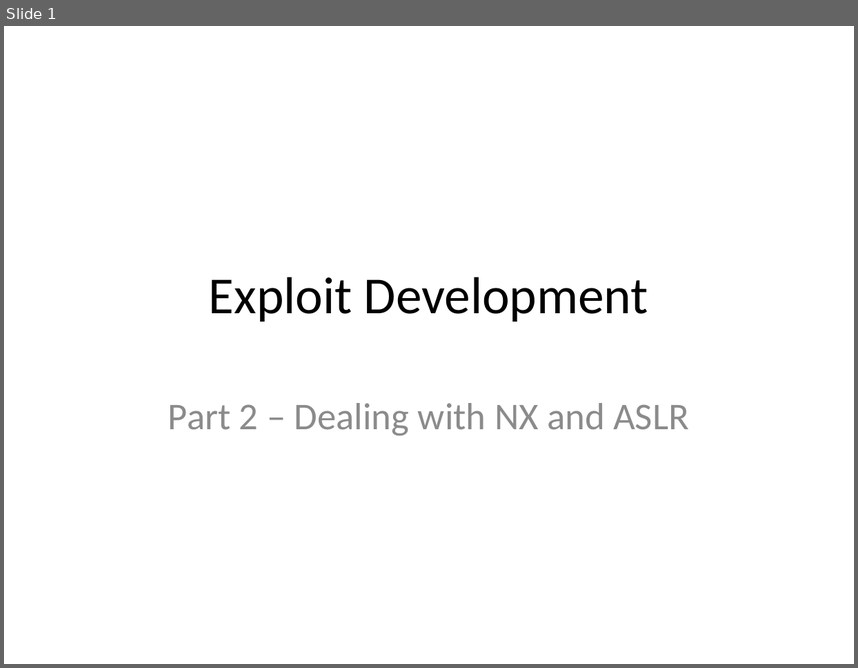
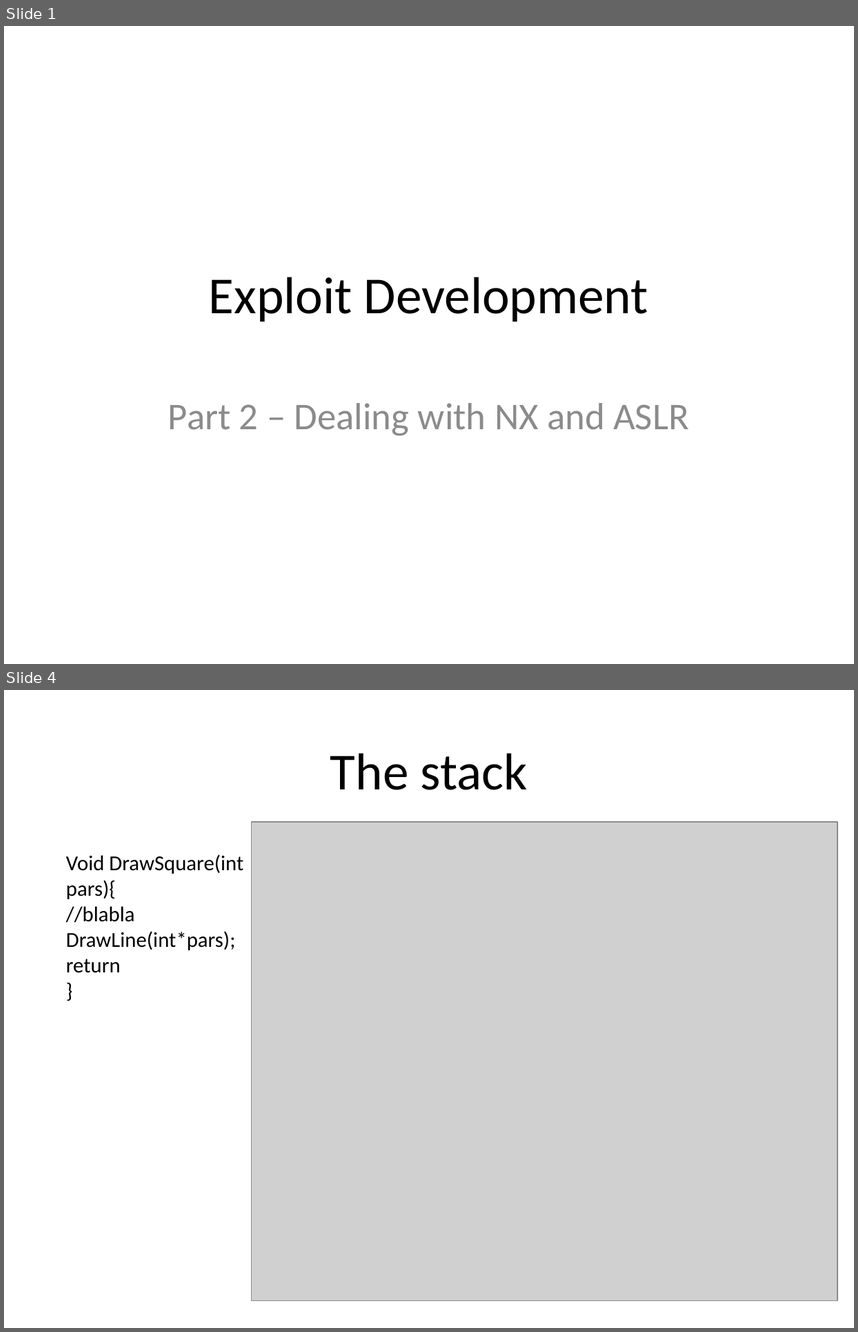
Before and after one commit to m0t/liatioan, a slide deck: slides-2.pptx. Shown one above the other, each under a label of ours: slide 1 before the commit, slides 1 and 4 after it; the slides between them are not shown. The pictures are 858x668 and 858x1332 pixels, drawn with LibreOffice and Linux fonts; fonts in the diff are those of the drawing; grey boxes stand for pictures. Boxes give left, top, right and bottom in pixels: in the first picture for what was removed or moved away, otherwise in the second. Text is boxed around its words. In the diff, an @@ line names an element or a change of style, - is before the commit and + after.

```diff
--- a/slides-2.pptx
+++ b/slides-2.pptx
@@ slide 4 added at (4, 690, 854, 1328), background #FFFFFF @@
@@ title added at (330, 753, 528, 790), 44 pt, text #000000 @@
+The stack
@@ picture added at (252, 822, 838, 1301) @@
@@ text added at (66, 854, 243, 973), 18 pt, text #000000 @@
+Void DrawSquare(int pars){
+//blabla
+DrawLine(int*pars);
+return
+}
```
Also in this commit, not shown: 5 slides changed, 5 other slides added, 2 slides removed.
